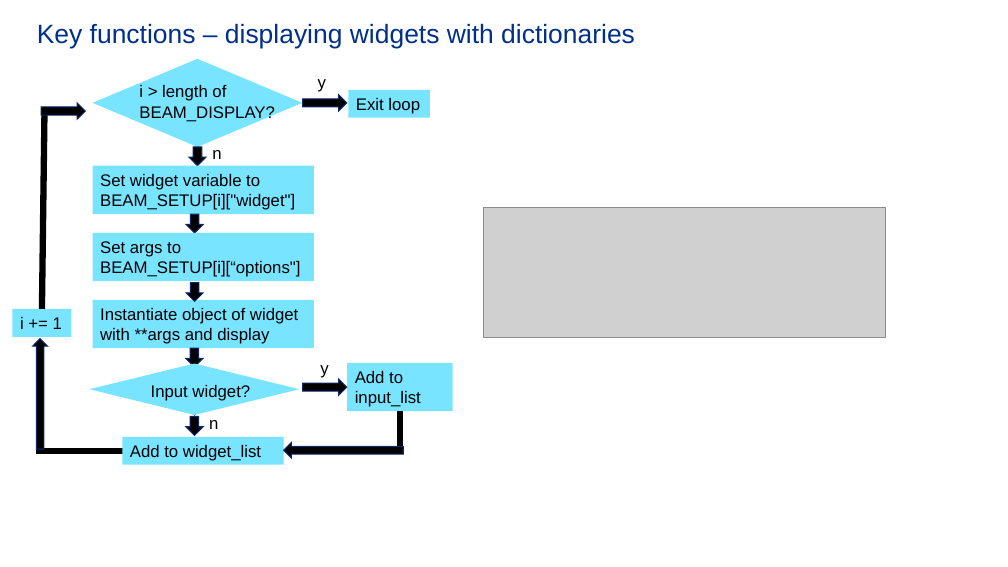
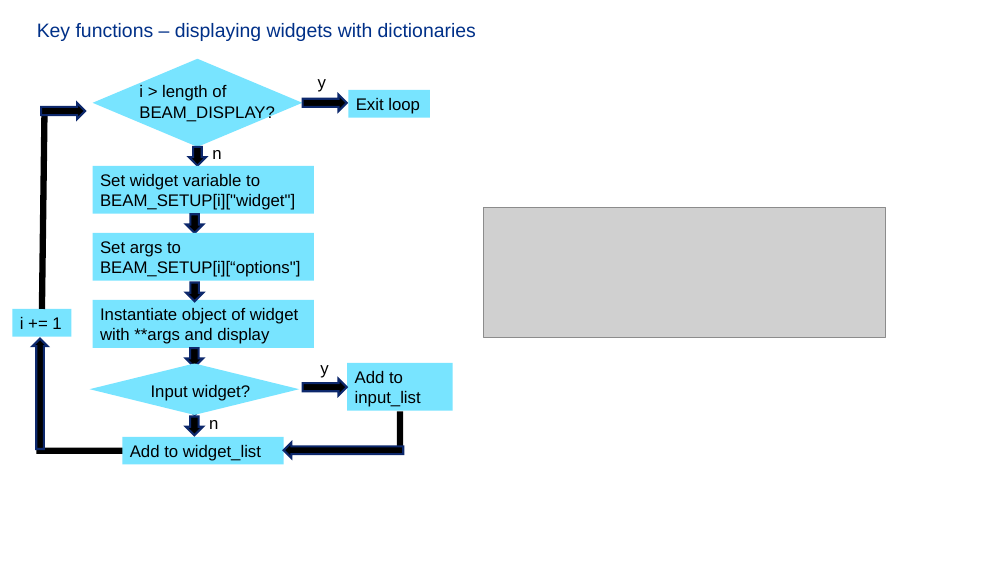
Before and after one commit to ErinW44/OPAL_GUI, a slide deck: slide 25 of GUI_powerpoint.pptx. Drawn at 1008x567 pixels with LibreOffice and Linux fonts; fonts in the diff are those of the drawing; grey boxes stand for pictures; background and template pictures are left out. Boxes give left, top, right and bottom in pixels: in the first picture for what was removed or moved away, otherwise in the second. Text is boxed around its words. In the diff, an @@ line names an element or a change of style, - is before the commit and + after.

Commit message:
generalised showing/deleting widgets and made ring display a class

```diff
--- a/GUI_powerpoint.pptx
+++ b/GUI_powerpoint.pptx
@@ text "Key functions – displaying widgets ..." at [37,23,476,41]: size 25.2 to 18.5 pt @@
@@ line (45, 113) - (42, 309): stroke #000000 6 pt to #000000 6.01 pt @@
@@ outline #0D296D 1 pt to #0D296D 2 pt; proportions changed in 10 elements at [189,147,206,166], [186,214,203,233], [186,283,203,302], [186,349,203,368], [186,396,203,415], [42,103,85,119], [303,95,347,111], [33,339,48,449], [186,417,203,436], [303,379,347,395] @@
@@ line (400, 411) - (400, 449): stroke #000000 6 pt to #000000 6.01 pt @@
@@ line (36, 451) - (125, 451): stroke #000000 6 pt to #000000 6.01 pt @@
```
Also in this commit, not shown: 22 other slides changed, 1 other file.
